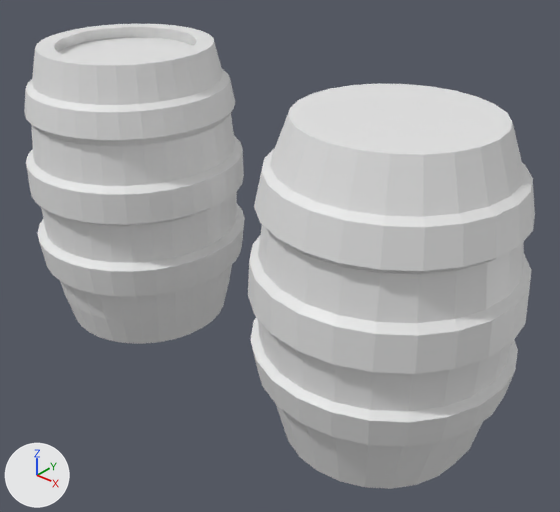
The Blender file wip models/barrels.blend, before and after one commit.
Both versions are drawn from a 50 mm lens placed at (6.83, -5.27, 4.25), pointed at (2.11, 0.11, 0.37). Lighting does not change. The marker at lower left points along +X, +Y and +Z.
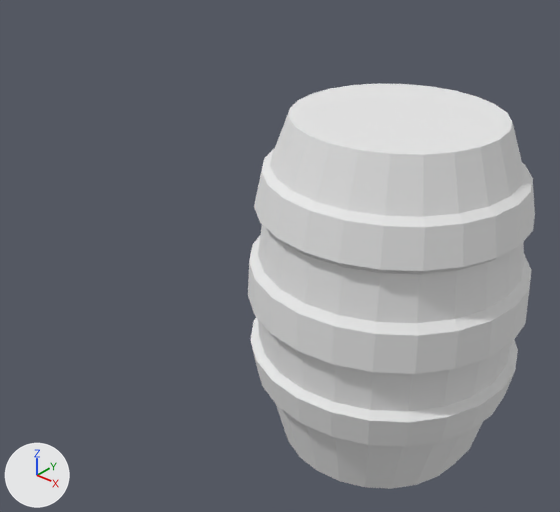
The newer file is also turned or shifted as a whole; pictures and numbers use the older file's frame.

Diff of the bpy script that builds the scene:
```diff
--- a/wip models/barrels.blend.py
+++ b/wip models/barrels.blend.py
@@ ob_cylinder @@
-ob_cylinder = bpy.data.objects.new('Cylinder', me_cylinder)
-ob_cylinder.location = (0.0, 0.0, 0.0)
```

Location of each change, (x1, y1, x2, y2) in pixels of the pictures (560 x 512 px):
'Cylinder', deleted
    before: (24, 24, 245, 344)
